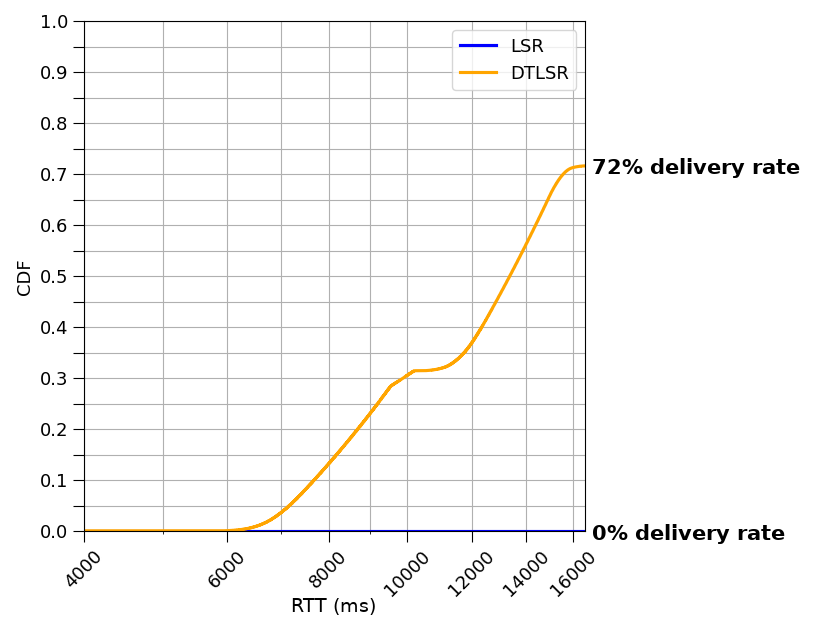
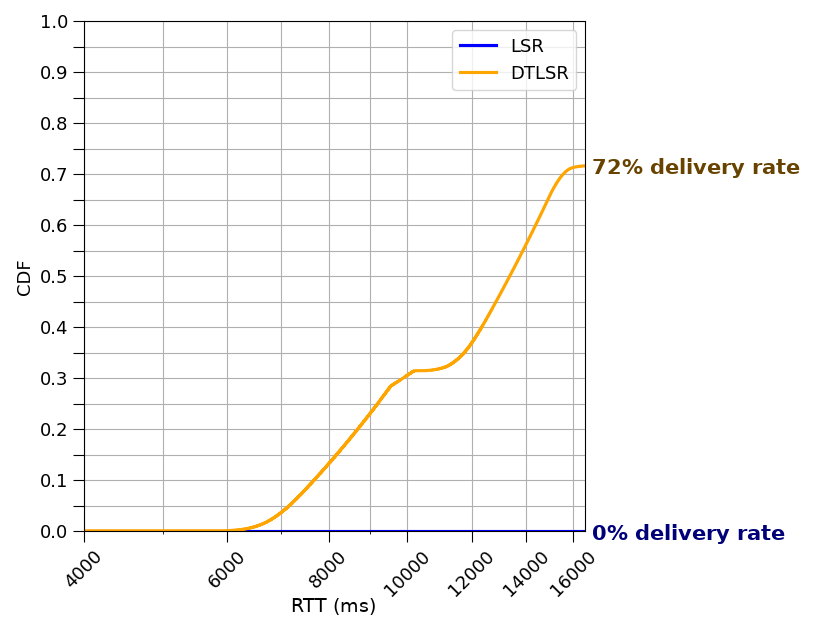
Two versions of the same layered image (w=813, h=625). Layer-by-layer changes:
painted on "72% delivery rate" over [593, 158, 800, 178]
painted on "0% delivery rate" over [593, 524, 785, 544]
